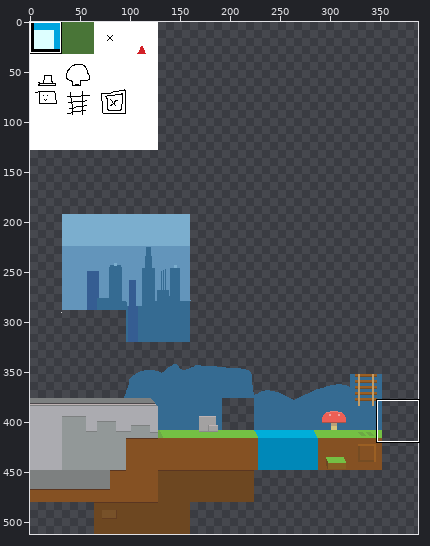
File history of a sprite sheet, assets/tiles.png. Above: a wide view before the commit, with the close-up outlined.
Close-up. Earlier state:
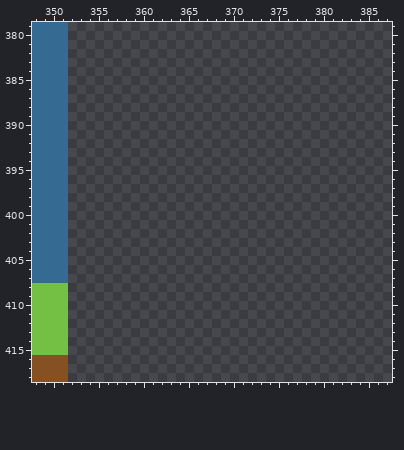
The file is 512x512 pixels. Colours within 5 levels of each other are drawn and written as one. Shown: x 348..387, y 379..418. The wide view leaves out empty margins. The commit also changed other parts of the picture, which this record leaves out.
The result:
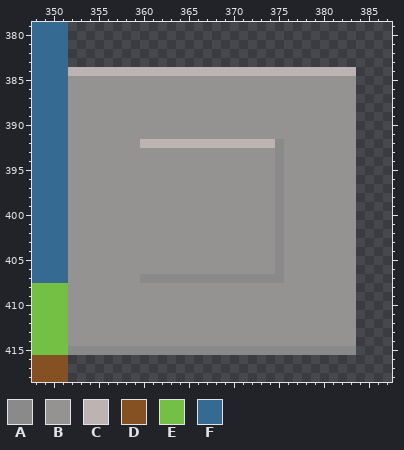
Palette (. is transparent): A #8a8a8a  B #959292  C #beb3b3  D #855123  E #74c044  F #356b92
Edits made:
@@ x 348..387 @@
 383 FFFF....................................
-384 FFFF....................................
-385 FFFF....................................
-386 FFFF....................................
-387 FFFF....................................
-388 FFFF....................................
-389 FFFF....................................
-390 FFFF....................................
-391 FFFF....................................
-392 FFFF....................................
-393 FFFF....................................
-394 FFFF....................................
-395 FFFF....................................
-396 FFFF....................................
-397 FFFF....................................
-398 FFFF....................................
-399 FFFF....................................
-400 FFFF....................................
-401 FFFF....................................
-402 FFFF....................................
-403 FFFF....................................
-404 FFFF....................................
-405 FFFF....................................
-406 FFFF....................................
-407 FFFF....................................
-408 EEEE....................................
-409 EEEE....................................
-410 EEEE....................................
-411 EEEE....................................
-412 EEEE....................................
-413 EEEE....................................
-414 EEEE....................................
-415 EEEE....................................
+384 FFFFCCCCCCCCCCCCCCCCCCCCCCCCCCCCCCCC....
+385 FFFFBBBBBBBBBBBBBBBBBBBBBBBBBBBBBBBB....
+386 FFFFBBBBBBBBBBBBBBBBBBBBBBBBBBBBBBBB....
+387 FFFFBBBBBBBBBBBBBBBBBBBBBBBBBBBBBBBB....
+388 FFFFBBBBBBBBBBBBBBBBBBBBBBBBBBBBBBBB....
+389 FFFFBBBBBBBBBBBBBBBBBBBBBBBBBBBBBBBB....
+390 FFFFBBBBBBBBBBBBBBBBBBBBBBBBBBBBBBBB....
+391 FFFFBBBBBBBBBBBBBBBBBBBBBBBBBBBBBBBB....
+392 FFFFBBBBBBBBCCCCCCCCCCCCCCCABBBBBBBB....
+393 FFFFBBBBBBBBBBBBBBBBBBBBBBBABBBBBBBB....
+394 FFFFBBBBBBBBBBBBBBBBBBBBBBBABBBBBBBB....
+395 FFFFBBBBBBBBBBBBBBBBBBBBBBBABBBBBBBB....
+396 FFFFBBBBBBBBBBBBBBBBBBBBBBBABBBBBBBB....
+397 FFFFBBBBBBBBBBBBBBBBBBBBBBBABBBBBBBB....
+398 FFFFBBBBBBBBBBBBBBBBBBBBBBBABBBBBBBB....
+399 FFFFBBBBBBBBBBBBBBBBBBBBBBBABBBBBBBB....
+400 FFFFBBBBBBBBBBBBBBBBBBBBBBBABBBBBBBB....
+401 FFFFBBBBBBBBBBBBBBBBBBBBBBBABBBBBBBB....
+402 FFFFBBBBBBBBBBBBBBBBBBBBBBBABBBBBBBB....
+403 FFFFBBBBBBBBBBBBBBBBBBBBBBBABBBBBBBB....
+404 FFFFBBBBBBBBBBBBBBBBBBBBBBBABBBBBBBB....
+405 FFFFBBBBBBBBBBBBBBBBBBBBBBBABBBBBBBB....
+406 FFFFBBBBBBBBBBBBBBBBBBBBBBBABBBBBBBB....
+407 FFFFBBBBBBBBAAAAAAAAAAAAAAAABBBBBBBB....
+408 EEEEBBBBBBBBBBBBBBBBBBBBBBBBBBBBBBBB....
+409 EEEEBBBBBBBBBBBBBBBBBBBBBBBBBBBBBBBB....
+410 EEEEBBBBBBBBBBBBBBBBBBBBBBBBBBBBBBBB....
+411 EEEEBBBBBBBBBBBBBBBBBBBBBBBBBBBBBBBB....
+412 EEEEBBBBBBBBBBBBBBBBBBBBBBBBBBBBBBBB....
+413 EEEEBBBBBBBBBBBBBBBBBBBBBBBBBBBBBBBB....
+414 EEEEBBBBBBBBBBBBBBBBBBBBBBBBBBBBBBBB....
+415 EEEEAAAAAAAAAAAAAAAAAAAAAAAAAAAAAAAA....
 416 DDDD....................................
